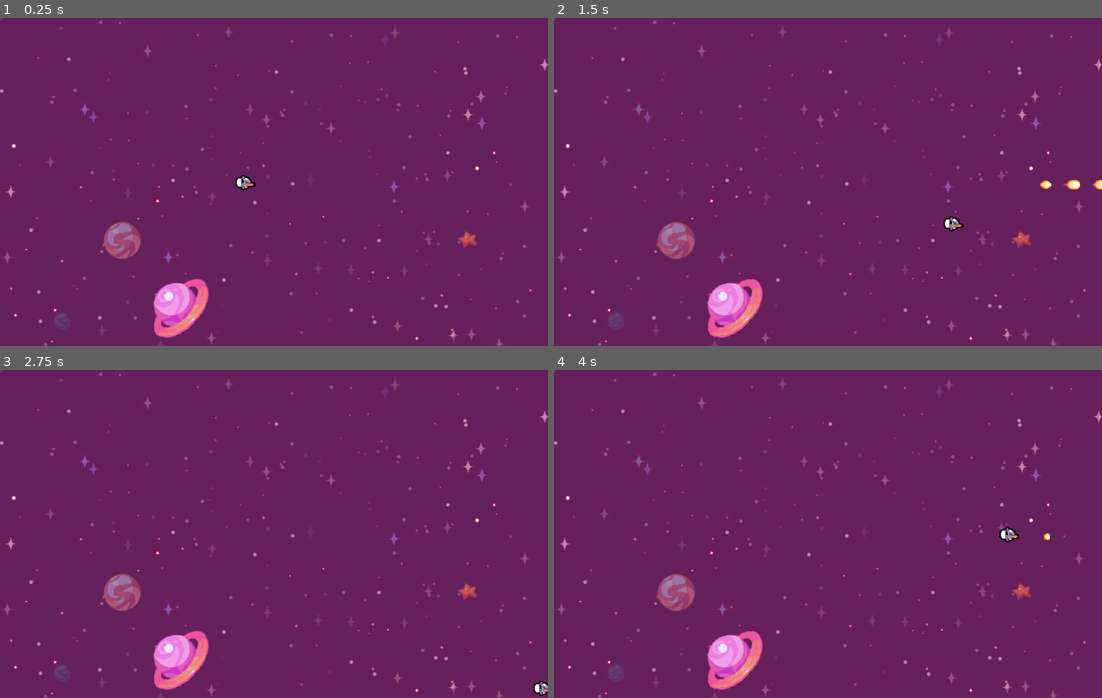
Above: before the commit, frames 1-4 (two rows, left to right).
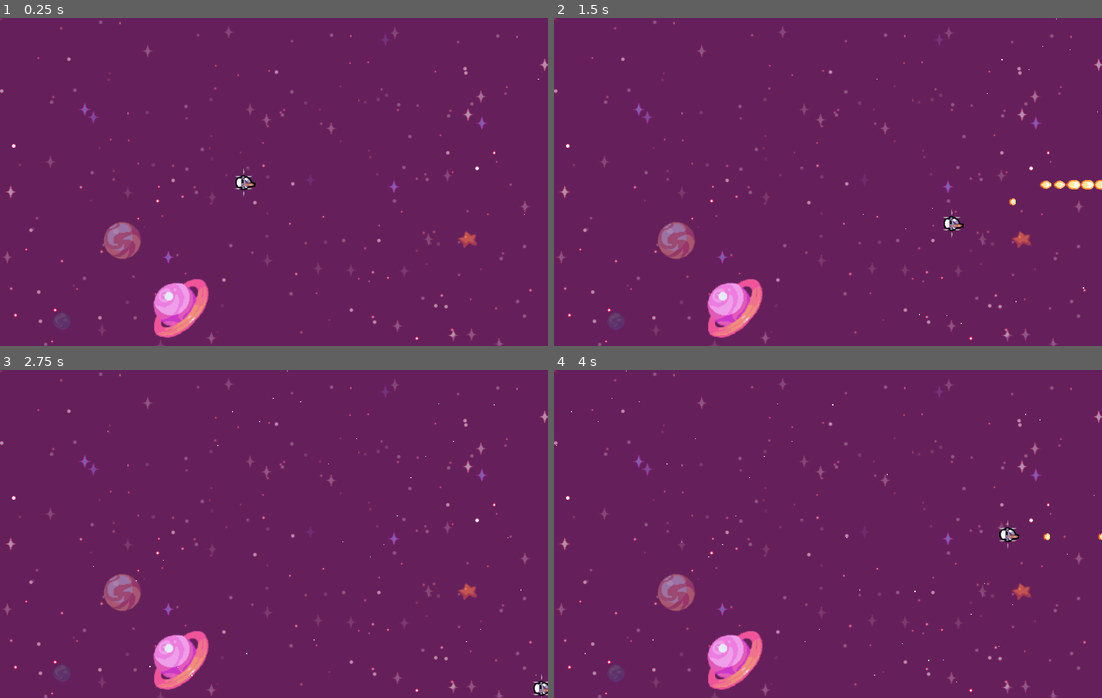
Above: after the commit, the same moments.

Repository: rabus/space_shooter
Game: Godot game, scene res://scenes/Gameplay.tscn
Two runs of this game, one before a commit and one after it. Both use one fixed random seed, a clock stepped at 60 frames per second and the inputs below.
Inputs:
- Up to frame 1 (0.25 s): no input
- Up to frame 2 (1.5 s): tap Enter at 0.5 s; hold D (move_right) 0.53-1.28 s; hold Space (shoot) 0.53-1.28 s; hold S (move_down) from 1.28 s (still down); tap Space (shoot) at 1.35 s
- Up to frame 3 (2.75 s): release S (move_down) at 2.03 s; hold D (move_right) from 2.03 s (still down); hold Space (shoot) from 2.03 s (still down)
- Up to frame 4 (4 s): release D (move_right) at 2.78 s; release Space (shoot) at 2.78 s; hold W (move_up) 2.78-3.53 s; tap Space (shoot) at 2.85 s; hold A (move_left) from 3.53 s (still down); hold Space (shoot) from 3.53 s (still down)

The runs differ from the first frame. In frame 1, less than 0.1% of the frame differs, in the area x 42-99%, y 18-60%; in frame 2, 0.2%, in the area x 56-100%, y 0-94%; in frame 3, less than 0.1%; in frame 4, less than 0.1%.

Commit message:
RCS thrusters first commit

Diff:
--- a/bullet/Bullet.gd
+++ b/bullet/Bullet.gd
@@ -4,7 +4,7 @@
 onready var animateBullet := $AnimatedSprite
 
 export var speed:float = 500
-export var cooldown:float = 0.2
+export var cooldown:float = 0.1
 
 var lifespan:float = 60
 var timer:float = 0
--- a/player/Player.tscn
+++ b/player/Player.tscn
@@ -1,7 +1,8 @@
-[gd_scene load_steps=5 format=2]
+[gd_scene load_steps=6 format=2]
 
 [ext_resource path="res://assets/ships/5.png" type="Texture" id=1]
 [ext_resource path="res://player/Player.gd" type="Script" id=2]
+[ext_resource path="res://assets/ships/other/rcs.png" type="Texture" id=3]
 
 [sub_resource type="SpriteFrames" id=1]
 animations = [ {
@@ -17,6 +18,9 @@
 
 [node name="Player" type="Area2D"]
 script = ExtResource( 2 )
+__meta__ = {
+"_edit_lock_": true
+}
 
 [node name="AnimatedSprite" type="AnimatedSprite" parent="."]
 rotation = -1.5708
@@ -30,7 +34,45 @@
 [node name="Thrusters" type="Node2D" parent="."]
 rotation = -1.5708
 
+[node name="RearLeft" type="Sprite" parent="Thrusters"]
+position = Vector2( 9, -12 )
+rotation = -1.5708
+scale = Vector2( 0.1, 0.1 )
+texture = ExtResource( 3 )
+
+[node name="RearRight" type="Sprite" parent="Thrusters"]
+position = Vector2( -9, -12 )
+rotation = -1.5708
+scale = Vector2( 0.1, 0.1 )
+texture = ExtResource( 3 )
+
+[node name="FrontLeft" type="Sprite" parent="Thrusters"]
+position = Vector2( 9, 7 )
+rotation = 1.5708
+scale = Vector2( 0.1, 0.1 )
+texture = ExtResource( 3 )
+
+[node name="FrontRight" type="Sprite" parent="Thrusters"]
+position = Vector2( -9, 7 )
+rotation = 1.5708
+scale = Vector2( 0.1, 0.1 )
+texture = ExtResource( 3 )
+
+[node name="Left" type="Sprite" parent="Thrusters"]
+position = Vector2( 17, -2.5 )
+scale = Vector2( 0.1, 0.1 )
+texture = ExtResource( 3 )
+
+[node name="Right" type="Sprite" parent="Thrusters"]
+position = Vector2( -17, -2.5 )
+rotation = 3.14159
+scale = Vector2( 0.1, 0.1 )
+texture = ExtResource( 3 )
+
 [node name="FiringPositions" type="Node2D" parent="."]
+__meta__ = {
+"_edit_lock_": true
+}
 
 [node name="MainGun" type="Node2D" parent="FiringPositions"]
 position = Vector2( 27.3576, 3.24451 )
--- a/scenes/Gameplay.tscn
+++ b/scenes/Gameplay.tscn
@@ -12,7 +12,6 @@
 
 [node name="CPUParticles2D" type="CPUParticles2D" parent="Background"]
 position = Vector2( 643.739, 188.968 )
-emitting = false
 amount = 50
 lifetime = 4.0
 emission_shape = 2
Binary file added: assets/ships/other/rcs.png
Not shown, added: assets/ships/other/rcs.png.import
